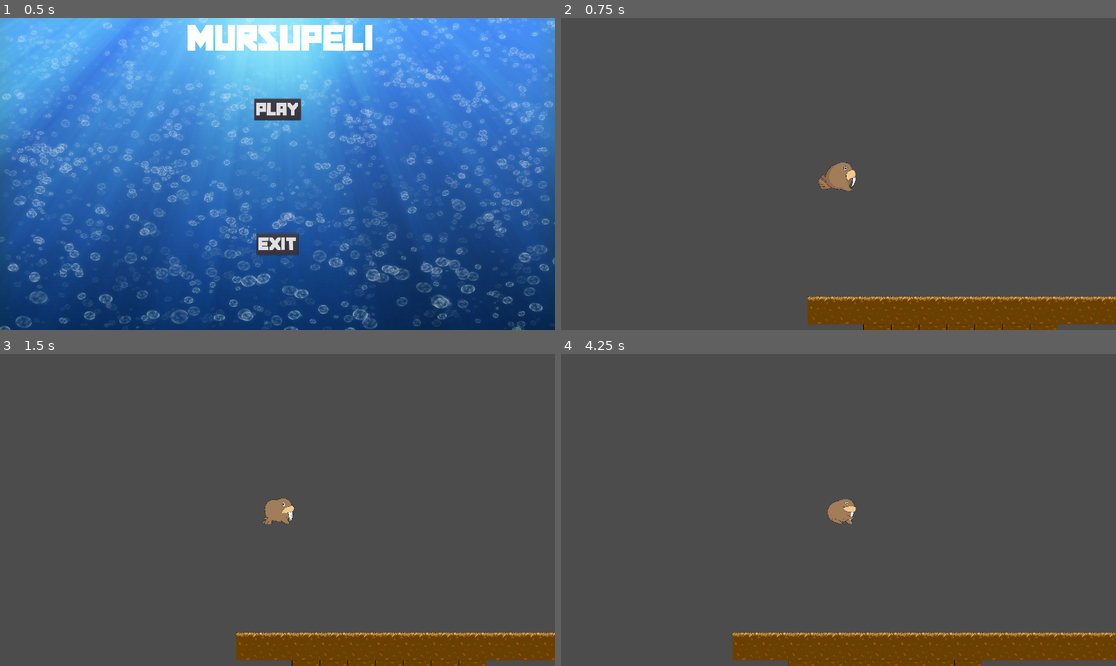
Above: before the commit, frames 1-4 (two rows, left to right).
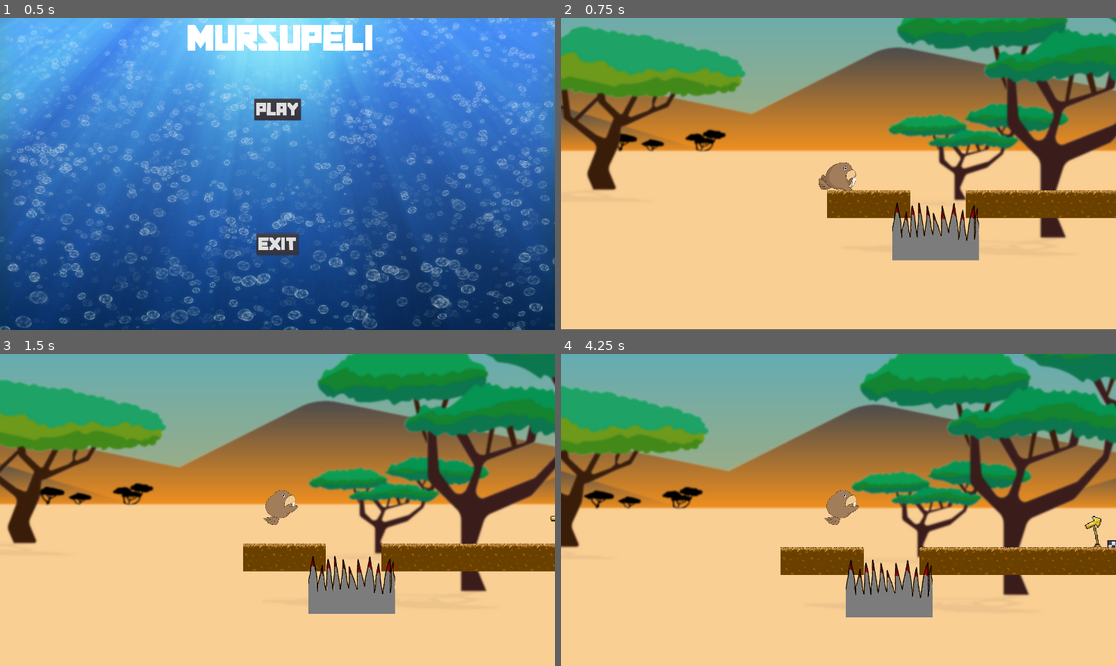
Above: after the commit, the same moments.

Repository: Nallekari/MursuGodot
Game: Godot game, scene res://Scenes/MainMenu.tscn
Two runs of this game, one before a commit and one after it. Both use one fixed random seed, a clock stepped at 60 frames per second and the inputs below.
Inputs:
- Up to frame 1 (0.5 s): no input
- Up to frame 2 (0.75 s): click "PLAY" at 0.5 s
- Up to frame 3 (1.5 s): tap Enter at 1.25 s; hold Right (ui_right) from 1.28 s (still down); tap Space (ui_select) at 1.35 s
- Up to frame 4 (4.25 s): tap Space (ui_select) at 1.52, 1.82, 2.1, 2.27, 2.57, 2.85, 3.6, 3.77, 4.07 s; release Right (ui_right) at 2.78 s; hold Left (ui_left) 2.78-3.53 s; hold Right (ui_right) from 3.53 s (still down)

Frame 1 is identical in both runs. In frame 2, 99% of the frame differs, in the area x 0-100%, y 0-100%; in frame 3, 99%; in frame 4, 99%.

Commit message:
added parallax background and simple checkpoint system

Diff:
--- a/Levels/SavannaLevel.tscn
+++ b/Levels/SavannaLevel.tscn
@@ -1,18 +1,22 @@
-[gd_scene load_steps=4 format=2]
+[gd_scene load_steps=7 format=2]
 
 [ext_resource path="res://GroundTiles/SavannaGround/savanna_tileset.tres" type="TileSet" id=1]
 [ext_resource path="res://Scenes/Player.tscn" type="PackedScene" id=2]
 [ext_resource path="res://Scripts/Level.gd" type="Script" id=3]
+[ext_resource path="res://Scenes/Background.tscn" type="PackedScene" id=4]
+[ext_resource path="res://Scenes/DeathSpike.tscn" type="PackedScene" id=5]
+[ext_resource path="res://Scenes/Checkpoint.tscn" type="PackedScene" id=6]
 
 [node name="SavannaLevel" type="Node2D"]
 script = ExtResource( 3 )
 
 [node name="TileMap" type="TileMap" parent="."]
+position = Vector2( -142, 859 )
 tile_set = ExtResource( 1 )
 cell_size = Vector2( 96, 96 )
 collision_mask = 2
 format = 1
-tile_data = PoolIntArray( -196593, 6, 0, 65532, 6, 0, 65533, 6, 0, 65534, 6, 0, 65535, 6, 0, 0, 6, 0, 1, 6, 0, 2, 6, 0, 3, 6, 0, 4, 6, 0, 5, 6, 0, 6, 6, 0, 7, 6, 0, 8, 6, 0, 9, 6, 0, 10, 6, 0, 131070, 3, 0, 131071, 3, 0, 65536, 3, 0, 65537, 3, 0, 65538, 3, 0, 65539, 3, 0, 65540, 3, 0 )
+tile_data = PoolIntArray( 65532, 6, 0, 65533, 6, 0, 65534, 6, 0, 1, 6, 0, 2, 6, 0, 3, 6, 0, 4, 6, 0, 5, 5, 0, 6, 5, 0, 7, 5, 0, 8, 5, 0, 9, 5, 0, 10, 5, 0, 11, 5, 0, 12, 5, 0, 13, 5, 0, 14, 5, 0, 15, 5, 0, 16, 5, 0, 17, 5, 0, 18, 5, 0, 19, 5, 0, 20, 5, 0, 21, 5, 0, 22, 5, 0, 23, 5, 0, 24, 5, 0, 25, 5, 0, 26, 5, 0, 27, 5, 0, 28, 5, 0, 29, 5, 0, 30, 5, 0, 31, 5, 0, 32, 5, 0, 33, 5, 0, 34, 5, 0, 35, 5, 0, 36, 5, 0, 37, 5, 0, 38, 5, 0, 39, 5, 0, 40, 5, 0, 41, 5, 0, 42, 5, 0, 43, 5, 0, 44, 5, 0, 45, 5, 0, 46, 5, 0, 47, 5, 0, 48, 5, 0, 49, 5, 0, 50, 5, 0, 51, 5, 0, 52, 5, 0, 53, 5, 0, 54, 5, 0, 55, 5, 0, 56, 5, 0, 57, 5, 0, 58, 5, 0, 59, 5, 0, 60, 5, 0, 61, 5, 0, 62, 5, 0 )
 
 [node name="Mursu" parent="." instance=ExtResource( 2 )]
 
@@ -20,4 +24,14 @@
 size = Vector2( 10, 8 )
 
 [node name="Start" type="Position2D" parent="."]
-position = Vector2( -340, -47 )
+position = Vector2( -486, 796 )
+
+[node name="Background" parent="." instance=ExtResource( 4 )]
+
+[node name="DeathSpike" parent="." instance=ExtResource( 5 )]
+position = Vector2( -300, 902 )
+
+[node name="Checkpoint" parent="." instance=ExtResource( 6 )]
+position = Vector2( 622, 763 )
+
+[connection signal="body_entered" from="DeathSpike" to="." method="_on_DeathSpike_body_entered"]
--- /dev/null
+++ b/Scenes/Background.tscn
@@ -0,0 +1,31 @@
+[gd_scene load_steps=4 format=2]
+
+[ext_resource path="res://Art/mountains_3Blurred.png" type="Texture" id=1]
+[ext_resource path="res://Art/trees_1Blurred.png" type="Texture" id=2]
+[ext_resource path="res://Art/sky.png" type="Texture" id=3]
+
+[node name="Background" type="ParallaxBackground"]
+
+[node name="Sky" type="ParallaxLayer" parent="."]
+motion_scale = Vector2( 0.2, 1 )
+motion_mirroring = Vector2( 3000, 0 )
+
+[node name="Sprite" type="Sprite" parent="Sky"]
+position = Vector2( 960, 540 )
+texture = ExtResource( 3 )
+
+[node name="Mountain" type="ParallaxLayer" parent="."]
+motion_scale = Vector2( 0.5, 1 )
+motion_mirroring = Vector2( 3000, 0 )
+
+[node name="Sprite" type="Sprite" parent="Mountain"]
+position = Vector2( 960, 540 )
+texture = ExtResource( 1 )
+
+[node name="Trees" type="ParallaxLayer" parent="."]
+motion_scale = Vector2( 0.8, 1 )
+motion_mirroring = Vector2( 3000, 0 )
+
+[node name="Sprite" type="Sprite" parent="Trees"]
+position = Vector2( 960, 540 )
+texture = ExtResource( 2 )
--- /dev/null
+++ b/Scenes/Checkpoint.tscn
@@ -0,0 +1,108 @@
+[gd_scene load_steps=23 format=2]
+
+[ext_resource path="res://Art/Start.png" type="Texture" id=1]
+[ext_resource path="res://Scripts/Checkpoint.gd" type="Script" id=2]
+
+[sub_resource type="AtlasTexture" id=1]
+atlas = ExtResource( 1 )
+region = Rect2( 0, 0, 64, 64 )
+
+[sub_resource type="AtlasTexture" id=2]
+atlas = ExtResource( 1 )
+region = Rect2( 64, 0, 64, 64 )
+
+[sub_resource type="AtlasTexture" id=3]
+atlas = ExtResource( 1 )
+region = Rect2( 128, 0, 64, 64 )
+
+[sub_resource type="AtlasTexture" id=4]
+atlas = ExtResource( 1 )
+region = Rect2( 192, 0, 64, 64 )
+
+[sub_resource type="AtlasTexture" id=5]
+atlas = ExtResource( 1 )
+region = Rect2( 256, 0, 64, 64 )
+
+[sub_resource type="AtlasTexture" id=6]
+atlas = ExtResource( 1 )
+region = Rect2( 320, 0, 64, 64 )
+
+[sub_resource type="AtlasTexture" id=7]
+atlas = ExtResource( 1 )
+region = Rect2( 384, 0, 64, 64 )
+
+[sub_resource type="AtlasTexture" id=8]
+atlas = ExtResource( 1 )
+region = Rect2( 448, 0, 64, 64 )
+
+[sub_resource type="AtlasTexture" id=9]
+atlas = ExtResource( 1 )
+region = Rect2( 512, 0, 64, 64 )
+
+[sub_resource type="AtlasTexture" id=10]
+atlas = ExtResource( 1 )
+region = Rect2( 576, 0, 64, 64 )
+
+[sub_resource type="AtlasTexture" id=11]
+atlas = ExtResource( 1 )
+region = Rect2( 640, 0, 64, 64 )
+
+[sub_resource type="AtlasTexture" id=12]
+atlas = ExtResource( 1 )
+region = Rect2( 704, 0, 64, 64 )
+
+[sub_resource type="AtlasTexture" id=13]
+atlas = ExtResource( 1 )
+region = Rect2( 768, 0, 64, 64 )
+
+[sub_resource type="AtlasTexture" id=14]
+atlas = ExtResource( 1 )
+region = Rect2( 832, 0, 64, 64 )
+
+[sub_resource type="AtlasTexture" id=15]
+atlas = ExtResource( 1 )
+region = Rect2( 896, 0, 64, 64 )
+
+[sub_resource type="AtlasTexture" id=16]
+atlas = ExtResource( 1 )
+region = Rect2( 960, 0, 64, 64 )
+
+[sub_resource type="AtlasTexture" id=17]
+atlas = ExtResource( 1 )
+region = Rect2( 1024, 0, 64, 64 )
+
+[sub_resource type="SpriteFrames" id=18]
+animations = [ {
+"frames": [ SubResource( 1 ), SubResource( 2 ), SubResource( 3 ), SubResource( 4 ), SubResource( 5 ), SubResource( 6 ), SubResource( 7 ), SubResource( 8 ), SubResource( 9 ), SubResource( 10 ), SubResource( 11 ), SubResource( 12 ), SubResource( 13 ), SubResource( 14 ), SubResource( 15 ), SubResource( 16 ), SubResource( 17 ) ],
+"loop": true,
+"name": "default",
+"speed": 20.0
+} ]
+
+[sub_resource type="RectangleShape2D" id=19]
+extents = Vector2( 16.5, 9 )
+
+[sub_resource type="RectangleShape2D" id=20]
+extents = Vector2( 17.1667, 4 )
+
+[node name="Checkpoint" type="Area2D" groups=["checkpoint"]]
+scale = Vector2( 3, 3 )
+collision_mask = 2
+script = ExtResource( 2 )
+
+[node name="AnimatedSprite" type="AnimatedSprite" parent="."]
+frames = SubResource( 18 )
+frame = 5
+playing = true
+
+[node name="CollisionShape2D" type="CollisionShape2D" parent="."]
+position = Vector2( 11.5, 15 )
+shape = SubResource( 19 )
+
+[node name="StaticBody2D" type="StaticBody2D" parent="."]
+
+[node name="CollisionShape2D" type="CollisionShape2D" parent="StaticBody2D"]
+position = Vector2( 11.1667, 28 )
+shape = SubResource( 20 )
+
+[connection signal="body_entered" from="." to="." method="_on_Checkpoint_body_entered"]
--- /dev/null
+++ b/Scenes/DeathSpike.tscn
@@ -0,0 +1,19 @@
+[gd_scene load_steps=4 format=2]
+
+[ext_resource path="res://Art/Spikes.png" type="Texture" id=1]
+[ext_resource path="res://Scripts/DeathSpike.gd" type="Script" id=2]
+
+[sub_resource type="RectangleShape2D" id=1]
+extents = Vector2( 146.5, 72 )
+
+[node name="DeathSpike" type="Area2D"]
+script = ExtResource( 2 )
+
+[node name="CollisionShape2D" type="CollisionShape2D" parent="."]
+position = Vector2( 150.5, 126 )
+shape = SubResource( 1 )
+
+[node name="TextureRect" type="TextureRect" parent="."]
+margin_right = 40.0
+margin_bottom = 40.0
+texture = ExtResource( 1 )
--- a/Scenes/MainMenu.tscn
+++ b/Scenes/MainMenu.tscn
@@ -35,7 +35,6 @@
 text = "MURSUPELI"
 align = 1
 valign = 1
-percent_visible = -0.111111
 
 [node name="Play" type="Button" parent="."]
 anchor_left = 0.5
--- a/Scenes/Player.tscn
+++ b/Scenes/Player.tscn
@@ -37,12 +37,12 @@
 "speed": 15.0
 } ]
 
-[node name="Mursu" type="KinematicBody2D"]
+[node name="Mursu" type="KinematicBody2D" groups=["Player"]]
 position = Vector2( -278, -425 )
 collision_layer = 2
 script = ExtResource( 2 )
 
-[node name="CollisionShape2D" type="CollisionShape2D" parent="." groups=["Player"]]
+[node name="CollisionShape2D" type="CollisionShape2D" parent="."]
 position = Vector2( -3.5, 9 )
 shape = SubResource( 1 )
 
--- /dev/null
+++ b/Scripts/Checkpoint.gd
@@ -0,0 +1,8 @@
+extends Area2D
+
+
+signal touched_player(checkpoint_position)
+
+func _on_Checkpoint_body_entered(body):
+	if body.is_in_group("Player"):
+		emit_signal("touched_player", global_position)
--- /dev/null
+++ b/Scripts/DeathSpike.gd
@@ -0,0 +1,16 @@
+extends Area2D
+
+
+# Declare member variables here. Examples:
+# var a = 2
+# var b = "text"
+
+
+# Called when the node enters the scene tree for the first time.
+func _ready():
+	pass # Replace with function body.
+
+
+# Called every frame. 'delta' is the elapsed time since the previous frame.
+#func _process(delta):
+#	pass
--- a/Scripts/Level.gd
+++ b/Scripts/Level.gd
@@ -1,16 +1,38 @@
 extends Node2D
 
 
-# Declare member variables here. Examples:
-# var a = 2
-# var b = "text"
-var player = null
+onready var start_area = $Start
+
+onready var player = $Mursu
+
+var last_checkpoint = null
 
 # Called when the node enters the scene tree for the first time.
 func _ready():
-	pass # Replace with function body.
+	#var playerGroup = get_tree().get_nodes_in_group("Player")
+	#player = playerGroup[0]
+	var checkpoints = get_tree().get_nodes_in_group("checkpoint")
+	for checkpoint in checkpoints:
+		checkpoint.connect("touched_player", self, "_on_checkpoint_touched_player")
 
+	if player != null:
+		player.global_position = start_area.global_position
+		last_checkpoint = start_area.global_position
 
 # Called every frame. 'delta' is the elapsed time since the previous frame.
 #func _process(delta):
 #	pass
+func _on_checkpoint_touched_player(position):
+	print("checkpoint touched player")
+
+	print(position)
+	last_checkpoint = position
+	print(last_checkpoint)
+
+
+func _on_DeathSpike_body_entered(body):
+	respawn_player()
+
+func respawn_player():
+	player.velocity = Vector2.ZERO
+	player.global_position = last_checkpoint
--- a/Scripts/MursuMovement.gd
+++ b/Scripts/MursuMovement.gd
@@ -4,23 +4,48 @@
 onready var Animations = $AnimatedSprite
 
 export var velocity = Vector2(0,0)
-export var speed = 180
+export var speed = 400
+export var jump_force = 500
 
-# Called when the node enters the scene tree for the first time.
-func _ready():
-	pass # Replace with function body.
+
+export var gravity = 800
+
+var active = true
+
+func _physics_process(delta):
+	if !is_on_floor():
+		velocity.y += delta * gravity
+		if velocity.y > 1000:
+			velocity.y = 1000
+	var direction = 0
+
+	if active:
+		if Input.is_action_just_pressed("ui_select") && is_on_floor():
+			jump(jump_force)
+
+		direction = Input.get_axis("ui_left","ui_right")
+		if direction != 0:
+			Animations.flip_h = (direction == -1)
+		velocity.x = direction * speed
+
+	velocity = move_and_slide(velocity, Vector2.UP)
+	update_animations(direction)
 
 
 
-# Called every frame. 'delta' is the elapsed time since the previous frame.
-func _process(delta):
-	if Input.is_action_pressed("ui_right"):
+func update_animations(direction):
 
-		velocity.x = speed
-		Animations.play("Walk")
-	elif Input.is_action_pressed("ui_left"):
-		velocity.x = -speed
+	if is_on_floor():
+		if direction == 0:
+			Animations.play("Default")
+		else:
+			Animations.play("Walk")
 	else:
-		velocity.x = 0
-	move_and_slide(velocity)
-#	pass
+		if velocity.y < 0:
+			Animations.play("Jump")
+		else:
+			#Animations.play("fall")
+			return
+
+func jump(force):
+	velocity.y = -force
Binary file added: Art/Spikes.png
Not shown, added: Art/Spikes.png.import
Binary file added: Art/Start.png
Not shown, added: Art/Start.png.import
Binary file added: Art/mountains_3Blurred.png
Not shown, added: Art/mountains_3Blurred.png.import
Binary file added: Art/sky.png
Not shown, added: Art/sky.png.import
Binary file added: Art/trees_1Blurred.png
Not shown, added: Art/trees_1Blurred.png.import
